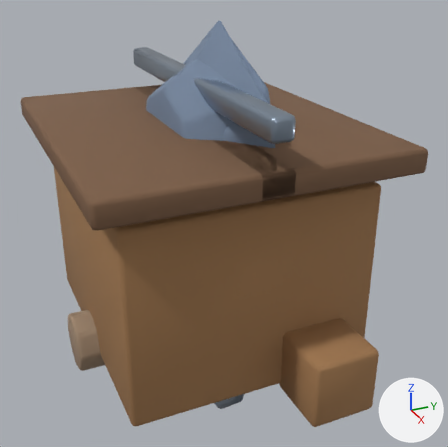
An edit to the glTF model public/assets/models/buildings/warehouse.glb, drawn before and after from the same camera.
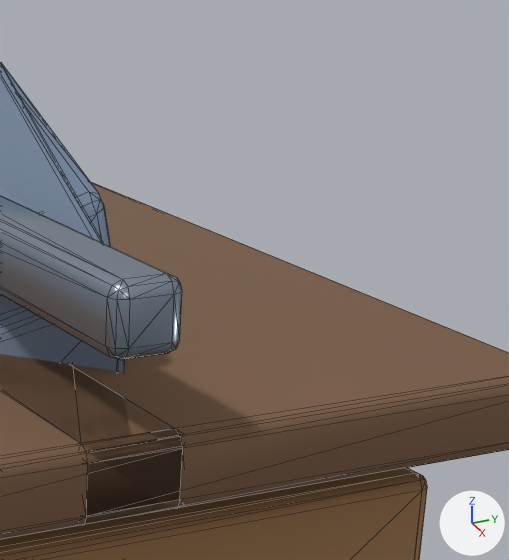
Each version appears first whole from a 50 mm lens placed at (5.27, -2.09, 3.77), pointed at (0.05, 0.26, 1.16), and next in a close-up on the part from 52% to 91% of the width and 4% to 48% of the height. Arrows for +X, +Y and +Z are at lower right; the lights stay in place. The first two pictures are the older version. The close-ups show mesh edges as thin lines. Where no turn or scale is listed for an object, it has been applied to the vertices.

The scene before the commit, as lines of its bpy script (objects in view):
```python
me_cone_011 = bpy.data.meshes.new('Cone.011')
me_cone_011.from_pydata(...)  # 112 vertices, 220 faces; spans x -1.12..1.12, y -0.33..0.33, z -1.12..1.12
me_cone_011.materials.append(mat_mat_lodproxy)  # greyish blue #76869e
me_cone_012 = bpy.data.meshes.new('Cone.012')
me_cone_012.from_pydata(...)  # 84 vertices, 164 faces; spans x -1.09..1.09, y -0.25..0.25, z -1.24..1.24
me_cone_012.materials.append(mat_mat_lodproxy)  # greyish blue #76869e
me_cube_579 = bpy.data.meshes.new('Cube.579')
me_cube_579.from_pydata(...)  # 56 vertices, 108 faces; spans x -1.6..1.6, y -0.77..0.77, z -0.11..0.11
me_cube_579.materials.append(mat_mat_warehouse_darkwood)  # brown #7c5d45
ob_lod1_proxy_cap = bpy.data.objects.new('LOD1_PROXY_cap', me_cone_011)
ob_lod1_proxy_cap.location = (0.0, 0.0, 1.88)
ob_lod2_proxy_cap = bpy.data.objects.new('LOD2_PROXY_cap', me_cone_012)
ob_lod2_proxy_cap.location = (0.0, 0.0, 1.88)
ob_roof_right = bpy.data.objects.new('roof.right', me_cube_579)
ob_roof_right.location = (0.0, -0.6, 2.15)
# also in view: 'ridge' at (0.0, 0.0, 2.58); 'warehouseBody' at (0.0, 0.0, 1.0); 'roof.left' at (0.0, 0.6, 2.15)
```
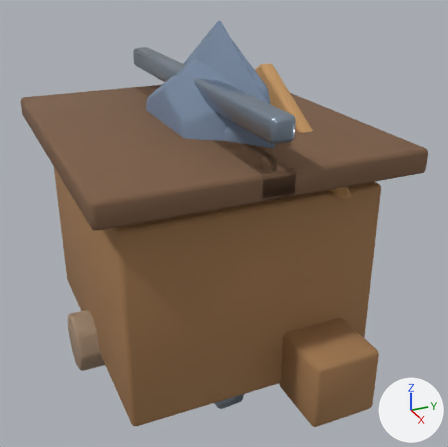
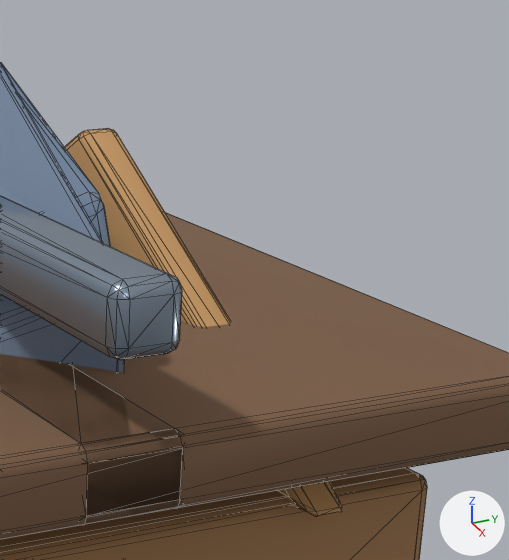
Edits to the bpy script that builds the scene:
```text
Add mat_mat_warehouse_woodlight:
    mat_mat_warehouse_woodlight = principled_material('MAT_warehouse_woodLight')
    mat_mat_warehouse_woodlight.base_color = (0.56, 0.31, 0.12)  # orange #c59761
    mat_mat_warehouse_woodlight.roughness = 0.82
Add me_warehousegablemesh:
    me_warehousegablemesh.from_pydata(...)  # 42 vertices, 80 faces; spans x -1.44..1.44, y -0.07..0.07, z 1.88..2.71
    me_warehousegablemesh.materials.append(mat_mat_warehouse_woodlight)  # orange #c59761
Add ob_warehousegable:
    ob_warehousegable = bpy.data.objects.new('warehouseGable', me_warehousegablemesh)
    ob_warehousegable.location = (0.0, 0.72, 0.0)
```

Location of each change, (x1, y1, x2, y2) in pixels of the close-ups (509 x 560 px):
'warehouseGable', added
    after: (65, 129, 342, 516)
